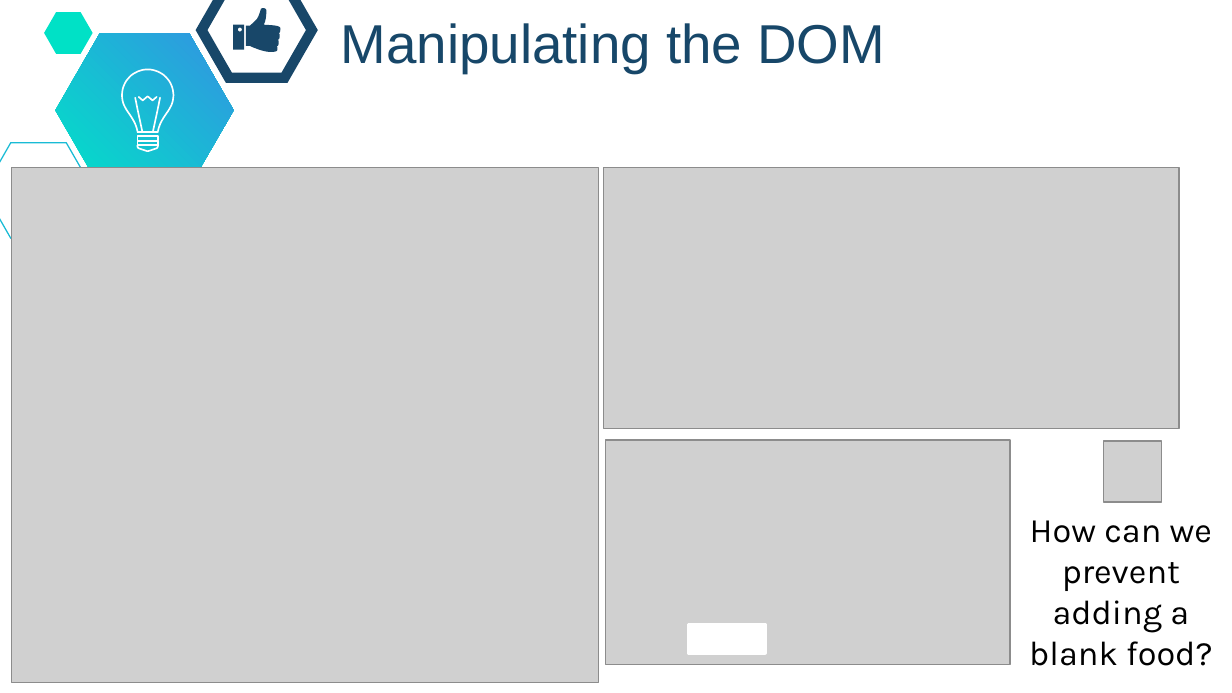
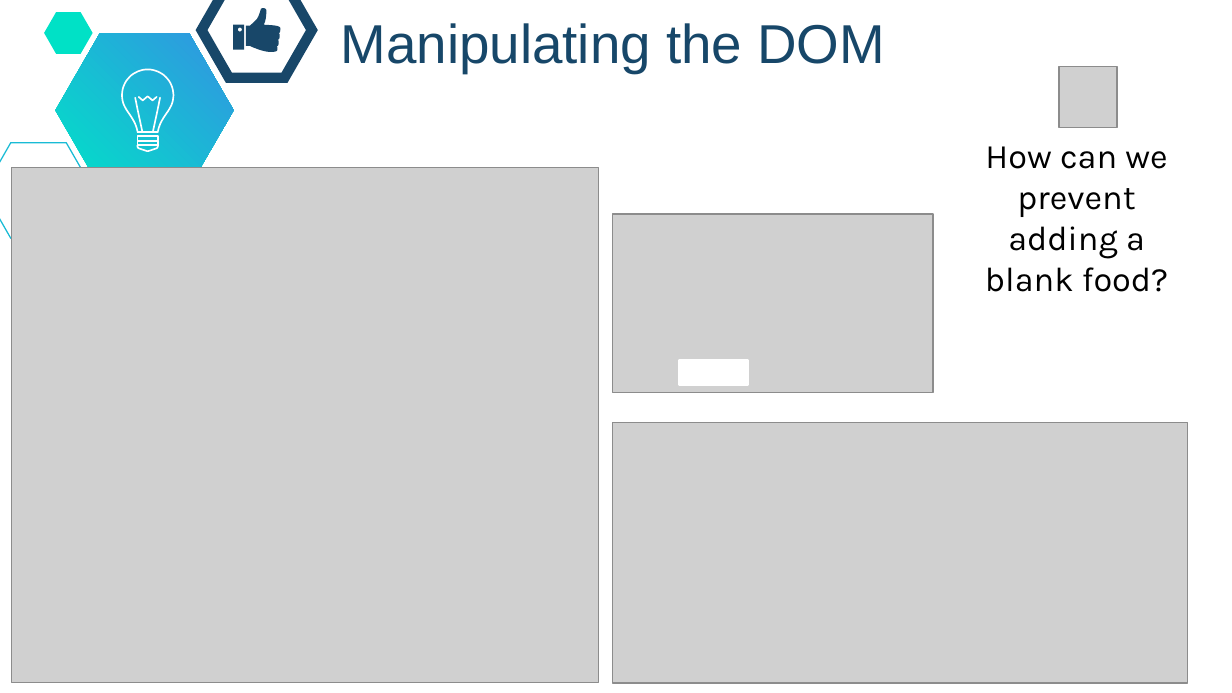
Before and after one commit to dickinson-comp256/COMP256, a slide deck: slide 15 of docs/materials/07-WebAbstractions/WA3-S-JavaScript.pptx. Drawn at 1232x693 pixels with LibreOffice and Linux fonts; fonts in the diff are those of the drawing; grey boxes stand for pictures; background and template pictures are left out. Boxes give left, top, right and bottom in pixels: in the first picture for what was removed or moved away, otherwise in the second. Text is boxed around its words. In the diff, an @@ line names an element or a change of style, - is before the commit and + after.

```diff
--- a/docs/materials/07-WebAbstractions/WA3-S-JavaScript.pptx
+++ b/docs/materials/07-WebAbstractions/WA3-S-JavaScript.pptx
@@ picture: place and size @@
-picture at [1104,441,1162,503]
+picture at [1060,67,1117,128]
@@ text "How can we prevent adding ...": place and size @@
-text "How can we prevent adding ..." at [1029,520,1213,666]
+text "How can we prevent adding ..." at [985,146,1169,292]
@@ picture: place and size @@
-picture at [606,440,1010,665]
+picture at [612,214,933,393]
@@ rectangle: place and size @@
-rectangle at [689,625,765,653]
+rectangle at [679,361,747,384]
@@ picture: place and size @@
-picture at [604,168,1179,429]
+picture at [612,423,1188,684]
```
Also in this commit, not shown: 1 other slide changed, 2 other files.
